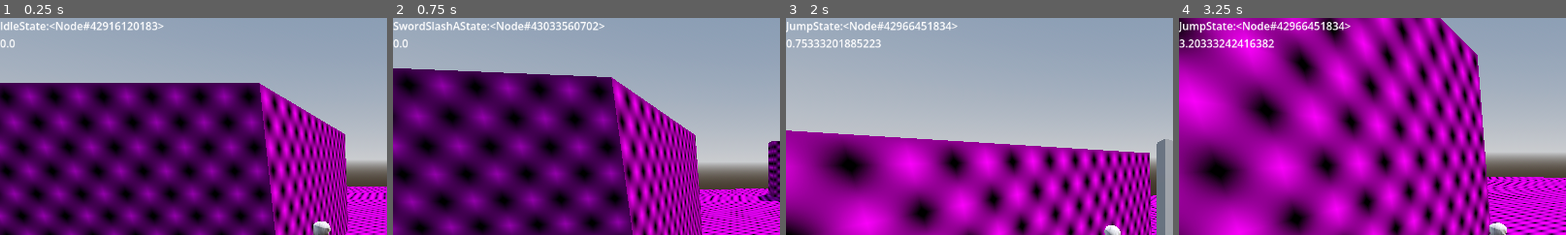
Above: before the commit, frames 1-4 (left to right).
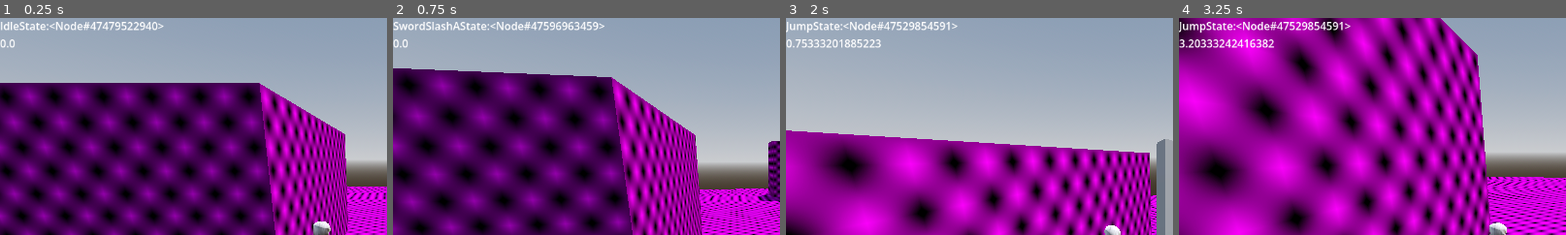
Above: after the commit, the same moments.

Repository: Its-JPower/DemonMightWeep6
Game: Godot game, scene res://scenes/test_map_scene.tscn
Same seed, same stepped clock (60 frames per second), same inputs: the game is played once before the commit and once after it.
Inputs (mouse positions are % of the whole screen's width and height, from its top left):
- Up to frame 1 (0.25 s): no input
- Up to frame 2 (0.75 s): move the mouse to (55, 50) at 0.52 s; hold W (move_forward) from 0.53 s (still down); click (55, 50) at 0.6 s
- Up to frame 3 (2 s): keep holding W (move_forward); tap Space (jump) at 0.77, 1.52 s; move the mouse to (45, 50) at 1.27 s; tap Ctrl (cam_lock) at 1.35 s
- Up to frame 4 (3.25 s): keep holding W (move_forward); move the mouse to (52, 48) at 2.02 s; tap Tab (lock_on) at 2.1 s; move the mouse to (49, 52) at 2.77 s; tap Shift (run) at 2.85 s; tap Space (jump) at 3.02 s
The pictures show only the part of the screen within x 0-50%, y 0-50%; the shares and areas given below are measured in that part.

The runs differ from the first frame. In frame 1, 0.3% of the frame differs, in the area x 24-41%, y 1-6%; in frame 2, 0.2%; in frame 3, 0.2%; in frame 4, 0.4%, in the area x 26-43%, y 1-6%.

Commit message:
Add damage popups and camera realign
Add a damage number system and integrate it into combat, plus smooth camera realign on lock-off.

- New DamageNumber scene and scripts implement floating damage labels (normal vs crit visuals, rise/fade, small random spread).
- Added DamageNumberSpawner singleton and registered it as an autoload (DamageNumbers) to spawn popups from gameplay code.
- PlayerStats gains a crit_chance value (default 0.1) used to roll crits.
- Sword hit states (sword_slash_a/b/c, upper_slash) now determine damage, roll is_crit using PlayerStats.crit_chance, and call DamageNumbers.spawn(...) after dealing damage.
- Player.gd: when dropping lock-on, camera now smoothly realigns to the player's facing over a short duration (adds timer/flag and lerp logic).
- Minor scene unique_id updates in player.tscn.

This ties visual feedback for damage into the combat flow and improves camera feel when unlocking targets.

Diff:
--- a/Scenes/player.tscn
+++ b/Scenes/player.tscn
@@ -38,7 +38,7 @@
 [node name="Mesh" parent="." unique_id=808791566 instance=ExtResource("2_f1ek2")]
 transform = Transform3D(1, 0, 0, 0, 1, 0, 0, 0, 1, 0, -0.7973151, 0)
 
-[node name="Skeleton3D" parent="Mesh" index="0" unique_id=1623309804]
+[node name="Skeleton3D" parent="Mesh" index="0" unique_id=1317095509]
 transform = Transform3D(-1, 0, -8.742278e-08, 0, 1, 0, 8.742278e-08, 0, -1, 0, 0, 0)
 bones/2/position = Vector3(7.771561e-16, 0.05010003, 0.9167)
 bones/2/rotation = Quaternion(0.7904686, 9.127005e-09, 1.1778899e-08, 0.61250275)
@@ -116,7 +116,7 @@
 transform = Transform3D(1, -1.7266188e-11, 1.080025e-11, 5.5777605e-12, 1.0000007, -3.2782555e-07, 1.762146e-12, 3.874302e-07, 1.0000001, -1.1920929e-07, 0.000839591, 0.0016784519)
 shape = SubResource("BoxShape3D_jej6c")
 
-[node name="AnimationPlayer" parent="Mesh" index="1" unique_id=261719491]
+[node name="AnimationPlayer" parent="Mesh" index="1" unique_id=893607406]
 "libraries/Stash 2" = ExtResource("3_tx1dd")
 
 [node name="CollisionShape3D" type="CollisionShape3D" parent="." unique_id=1823396936]
--- a/Scripts/player.gd
+++ b/Scripts/player.gd
@@ -43,6 +43,9 @@
 var _joy_look := Vector2.ZERO
 var last_fall_speed
 var last_rotation_mode := RotationMode.MOVEMENT
+var _realigning_camera := false
+var _realign_timer := 0.0
+const REALIGN_DURATION := 0.3
 
 func _ready() -> void:
 	Input.mouse_mode = Input.MOUSE_MODE_CAPTURED
@@ -222,6 +225,9 @@
 func _drop_lock_on() -> void:
 	lock_on_target = null
 	rotation_mode = last_rotation_mode
+	if rotation_mode == RotationMode.CAMERA:
+		_realigning_camera = true
+		_realign_timer = 0.0
 
 func get_camera_forward() -> Vector3:
 	var forward = -_camera_pivot_yaw.global_transform.basis.z
@@ -229,9 +235,24 @@
 	return forward.normalized()
 
 func rotate_model_toward_camera(delta: float) -> void:
-	var forward = -_camera_pivot_yaw.global_transform.basis.z
+	if _realigning_camera:
+		_realign_timer += delta
+		var t := _realign_timer / REALIGN_DURATION
+
+		# Swing camera yaw toward player's current facing
+		var forward := -player_model.global_transform.basis.z
+		var target_yaw := atan2(-forward.x, -forward.z)
+		_camera_pivot_yaw.global_rotation.y = lerp_angle(
+			_camera_pivot_yaw.global_rotation.y, target_yaw, t)
+
+		if _realign_timer >= REALIGN_DURATION:
+			_realigning_camera = false
+		return
+
+	# Normal camera mode rotation
+	var forward := -_camera_pivot_yaw.global_transform.basis.z
 	forward.y = 0
 	if forward.length() < 0.01:
 		return
-	var target_basis = Basis.looking_at(forward, Vector3.UP)
+	var target_basis := Basis.looking_at(forward, Vector3.UP)
 	player_model.global_basis = player_model.global_basis.slerp(target_basis, ROTATION_SPEED * delta)
--- a/project.godot
+++ b/project.godot
@@ -18,6 +18,7 @@
 [autoload]
 
 PlayerStats="*uid://301k1e70jilf"
+DamageNumbers="*uid://ha0f7hptgnhr"
 
 [filesystem]
 
--- /dev/null
+++ b/scenes/damage_number.tscn
@@ -0,0 +1,8 @@
+[gd_scene format=3 uid="uid://b6cgmrgg6kb0"]
+
+[ext_resource type="Script" uid="uid://cmxl0mnaisfs7" path="res://scripts/damage_number.gd" id="1_aie4f"]
+
+[node name="DamageNumber" type="Node3D" unique_id=1875887082]
+script = ExtResource("1_aie4f")
+
+[node name="Label3D" type="Label3D" parent="." unique_id=1764646754]
--- /dev/null
+++ b/scripts/damage_number.gd
@@ -0,0 +1,70 @@
+class_name DamageNumber
+extends Node3D
+
+@onready var label: Label3D = $Label3D
+
+const NORMAL_COLOR := Color(1.0, 1.0, 1.0)
+const CRIT_COLOR := Color(1.0, 0.85, 0.1)
+
+const NORMAL_RISE_SPEED := 1.2
+const NORMAL_DURATION := 0.9
+const NORMAL_FONT_SIZE := 64
+
+const CRIT_RISE_SPEED := 0.4
+const CRIT_PUNCH_SCALE := 2.2
+const CRIT_SETTLE_SCALE := 1.4
+const CRIT_DURATION := 0.9
+const CRIT_FONT_SIZE := 80
+
+var _timer := 0.0
+var _duration := 0.0
+var _is_crit := false
+
+func setup(amount: float, is_crit: bool) -> void:
+	_is_crit = is_crit
+	label.text = str(int(amount))
+
+	if is_crit:
+		label.modulate = CRIT_COLOR
+		label.font_size = CRIT_FONT_SIZE
+		label.outline_size = 8
+		_duration = CRIT_DURATION
+		scale = Vector3(CRIT_PUNCH_SCALE, CRIT_PUNCH_SCALE, CRIT_PUNCH_SCALE)
+	else:
+		label.modulate = NORMAL_COLOR
+		label.font_size = NORMAL_FONT_SIZE
+		label.outline_size = 5
+		_duration = NORMAL_DURATION
+		scale = Vector3.ONE
+
+	# Slight random horizontal spread so stacked hits don't overlap
+	position.x += randf_range(-0.3, 0.3)
+	position.z += randf_range(-0.15, 0.15)
+
+func _process(delta: float) -> void:
+	_timer += delta
+	var t := _timer / _duration  # 0.0 → 1.0
+
+	if _is_crit:
+		# Punch: scale down from PUNCH to SETTLE over first 30%, then hold
+		if t < 0.3:
+			var punch_t := t / 0.3
+			var s := lerpf(CRIT_PUNCH_SCALE, CRIT_SETTLE_SCALE, ease(punch_t, 0.3))
+			scale = Vector3(s, s, s)
+		else:
+			scale = Vector3(CRIT_SETTLE_SCALE, CRIT_SETTLE_SCALE, CRIT_SETTLE_SCALE)
+
+		# Rise slowly then fade in last 30%
+		position.y += CRIT_RISE_SPEED * delta
+		if t > 0.7:
+			var fade_t := (t - 0.7) / 0.3
+			label.modulate.a = lerpf(1.0, 0.0, fade_t)
+	else:
+		# Float upward the whole time, fade in last 40%
+		position.y += NORMAL_RISE_SPEED * delta
+		if t > 0.6:
+			var fade_t := (t - 0.6) / 0.4
+			label.modulate.a = lerpf(1.0, 0.0, fade_t)
+
+	if _timer >= _duration:
+		queue_free()
--- /dev/null
+++ b/scripts/singletons/DamageNumberSpawner.gd
@@ -0,0 +1,12 @@
+extends Node
+
+const DamageNumber := preload("res://scenes/damage_number.tscn")
+
+
+# Call this from anywhere a hit lands
+# is_crit can be driven by whatever threshold makes sense for your game
+func spawn(amount: float, world_position: Vector3, is_crit: bool = false) -> void:
+	var popup := DamageNumber.instantiate()
+	get_tree().current_scene.add_child(popup)
+	popup.global_position = world_position + Vector3(0, 1.2, 0)  # offset above origin
+	popup.setup(amount, is_crit)
--- a/scripts/singletons/player_stats.gd
+++ b/scripts/singletons/player_stats.gd
@@ -19,3 +19,5 @@
 var max_health := 100.0
 var health := 100.0
 var ap_level := 3
+
+var crit_chance := 0.1
--- a/scripts/states/sword_slash_a_state.gd
+++ b/scripts/states/sword_slash_a_state.gd
@@ -58,7 +58,10 @@
 		return
 	has_hit = true
 	player.set_lock_on_target(enemy)
-	enemy.take_damage(PlayerStats.sword_slash_a_damage, Vector3.ZERO, 0.0)
+	var damage := PlayerStats.sword_slash_a_damage
+	var is_crit = randf() < PlayerStats.crit_chance  # or however you determine crits
+	enemy.take_damage(damage, Vector3.ZERO, 0.0)
+	DamageNumbers.spawn(damage, enemy.global_position, is_crit)
 
 func exit() -> void:
 	sword.disable_hitbox()
--- a/scripts/states/sword_slash_b_state.gd
+++ b/scripts/states/sword_slash_b_state.gd
@@ -58,7 +58,10 @@
 		return
 	has_hit = true
 	player.set_lock_on_target(enemy)
-	enemy.take_damage(PlayerStats.sword_slash_b_damage, Vector3.ZERO, 0.0)
+	var damage := PlayerStats.sword_slash_b_damage
+	var is_crit = randf() < PlayerStats.crit_chance  # or however you determine crits
+	enemy.take_damage(damage, Vector3.ZERO, 0.0)
+	DamageNumbers.spawn(damage, enemy.global_position, is_crit)
 
 func exit() -> void:
 	sword.disable_hitbox()
--- a/scripts/states/sword_slash_c_state.gd
+++ b/scripts/states/sword_slash_c_state.gd
@@ -59,7 +59,10 @@
 		return
 	has_hit = true
 	player.set_lock_on_target(enemy)
-	enemy.take_damage(PlayerStats.sword_slash_c_damage, Vector3.ZERO, 0.0)
+	var damage := PlayerStats.sword_slash_c_damage
+	var is_crit = randf() < PlayerStats.crit_chance  # or however you determine crits
+	enemy.take_damage(damage, Vector3.ZERO, 0.0)
+	DamageNumbers.spawn(damage, enemy.global_position, is_crit)
 
 func exit() -> void:
 	sword.disable_hitbox()
--- a/scripts/states/upper_slash_state.gd
+++ b/scripts/states/upper_slash_state.gd
@@ -48,10 +48,13 @@
 		return
 	has_hit = true
 	player.set_lock_on_target(enemy)
+	var damage := PlayerStats.upper_slash_damage
+	var is_crit = randf() < PlayerStats.crit_chance
 	enemy.take_damage(
-		PlayerStats.upper_slash_damage,
+		damage,
 		lunge_direction * PlayerStats.upper_slash_kb_strength,
 		PlayerStats.upper_slash_kb_vertical)
+	DamageNumbers.spawn(damage, enemy.global_position, is_crit)
 
 func exit() -> void:
 	sword.disable_hitbox()
Not shown, added: scripts/damage_number.gd.uid
Not shown, added: scripts/singletons/DamageNumberSpawner.gd.uid
